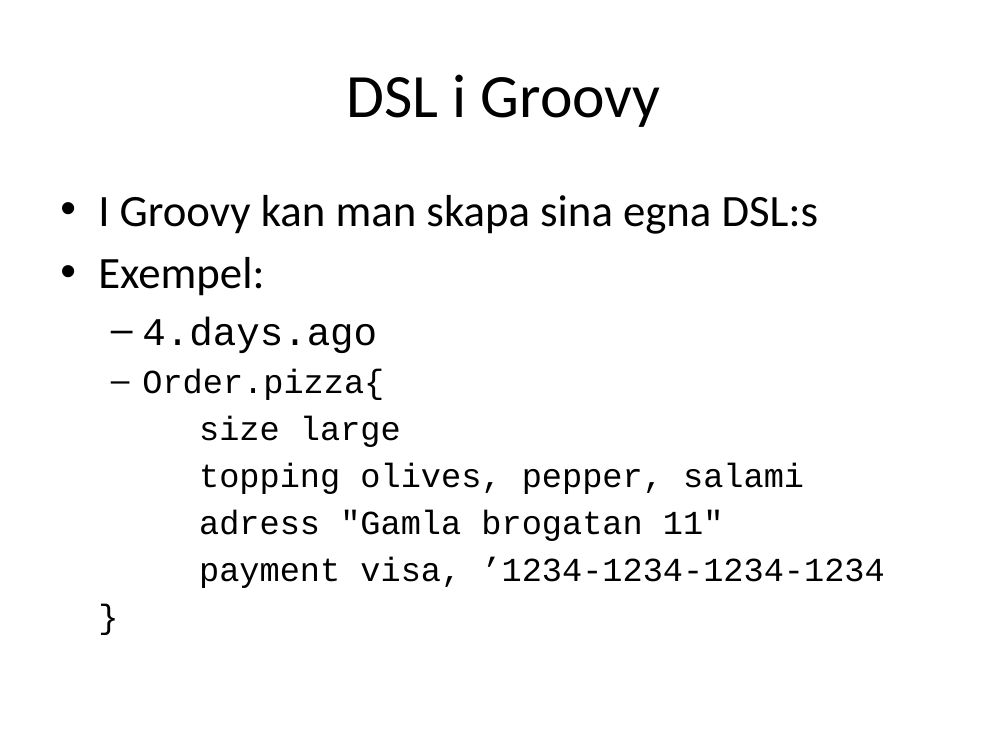
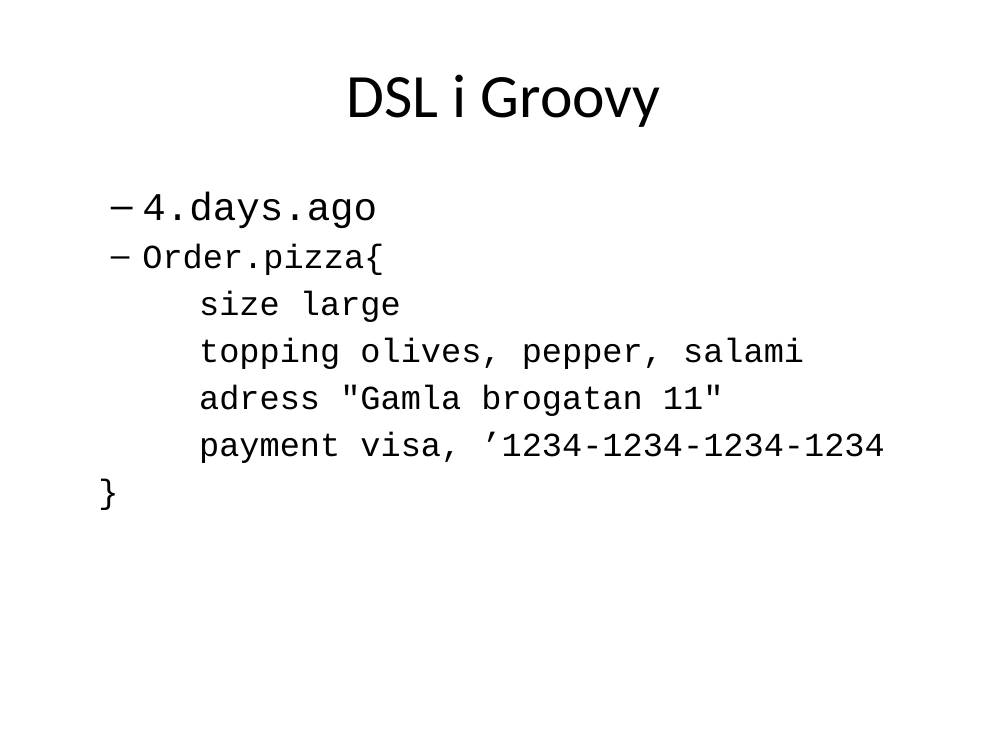
Before and after one commit to me97esn/groovyseminarium, a slide deck: slide 12 of groovyseminarie/dokument/groovyseminarium_source.pptx (slide 13 before the commit). Drawn at 1008x756 pixels with LibreOffice and Linux fonts; fonts in the diff are those of the drawing. Boxes give left, top, right and bottom in pixels: in the first picture for what was removed or moved away, otherwise in the second. Text is boxed around its words. In the diff, an @@ line names an element or a change of style, - is before the commit and + after.

```diff
--- a/groovyseminarie/dokument/groovyseminarium_source.pptx
+++ b/groovyseminarie/dokument/groovyseminarium_source.pptx
@@ text at (98,195,818,296): paragraphs removed @@
-• I Groovy kan man skapa sina egna DSL:s
-• Exempel:
```
Also in this commit, not shown: 6 other slides changed, 3 slides added, 1 slide removed, 9 other files.
